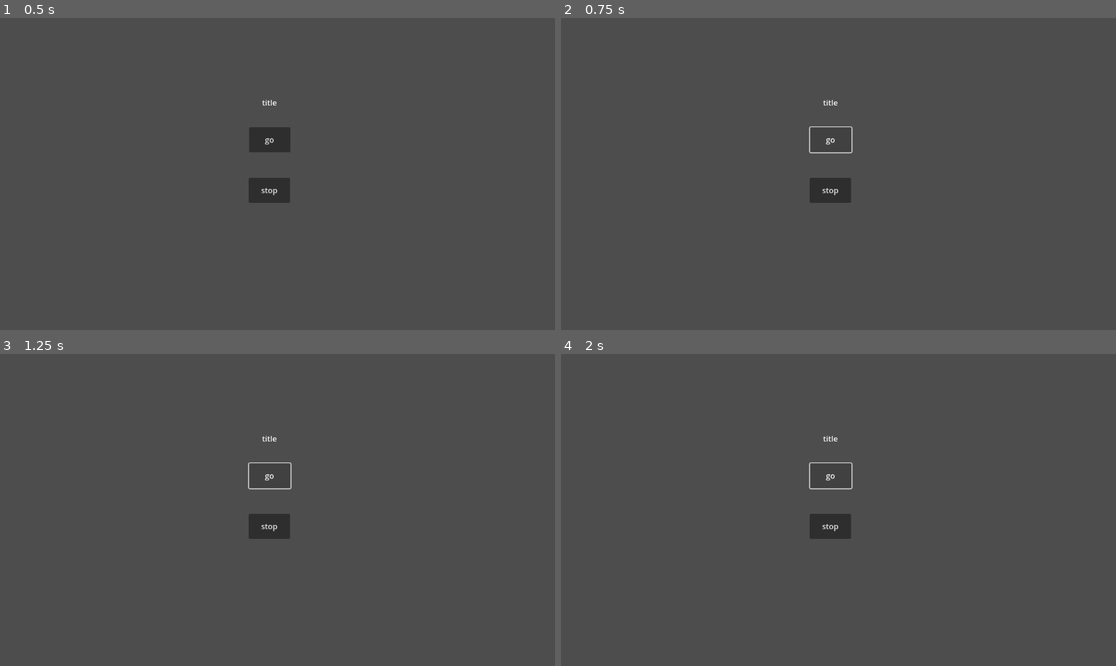
Above: before the commit, frames 1-4 (two rows, left to right).
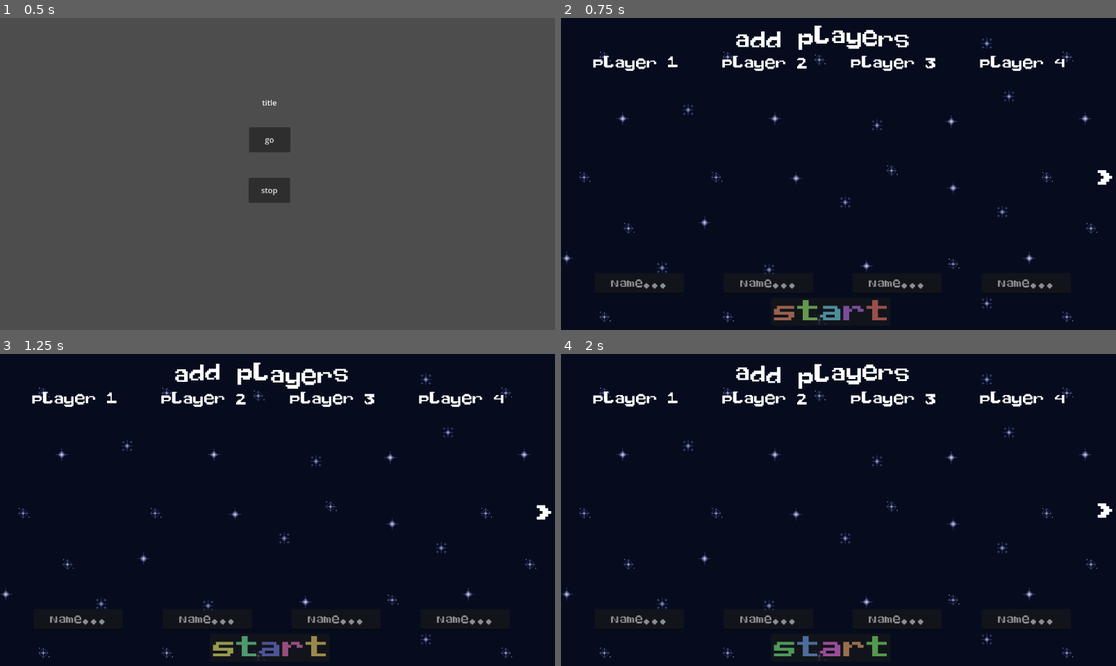
Above: after the commit, the same moments.

Repository: soko7awen/GGJ24
Game: Godot game, scene res://scenes/main.tscn
The game is run twice, just before and just after one commit, with the same random seed, the same clock (stepped at 60 frames per second) and the same inputs.
Inputs (mouse positions are in pixels of both pictures, inside the frame that each line leads up to):
- Up to frame 1 (0.5 s): no input
- Up to frame 2 (0.75 s): click "go" at 0.5 s
- Up to frame 3 (1.25 s): no input
- Up to frame 4 (2 s): click (832, 475) at 1.25 s, where only the run before the commit has a clickable "go"

Frame 1 is identical in both runs. In frame 2, 100% of the frame differs, in the area x 0-100%, y 0-100%; in frame 3, 100%; in frame 4, 100%.
Error before the commit: Attempt to call function 'instantiate' in base 'null instance' on a null instance. (res://scripts/scene_loader.gd:5)

Commit message:
shut uoP!!!

Diff:
--- a/scenes/player_select.tscn
+++ b/scenes/player_select.tscn
@@ -1,7 +1,8 @@
-[gd_scene load_steps=4 format=3 uid="uid://7jftddgwah53"]
+[gd_scene load_steps=5 format=3 uid="uid://7jftddgwah53"]
 
 [ext_resource type="Script" path="res://scripts/player_select.gd" id="1_uymep"]
-[ext_resource type="Theme" path="res://assets/base_theme.tres" id="2_oau2t"]
+[ext_resource type="Texture2D" uid="uid://bg4ckbg38kh4c" path="res://assets/sprites/scrollingStar_01.png" id="2_brsje"]
+[ext_resource type="Theme" uid="uid://b5i2s2wgetsyw" path="res://assets/base_theme.tres" id="2_oau2t"]
 [ext_resource type="Theme" uid="uid://biufirpv8wudy" path="res://assets/instruction_theme.tres" id="2_tl41j"]
 
 [node name="Playerselect" type="Node2D"]
@@ -12,10 +13,20 @@
 limit_top = 0
 
 [node name="UI" type="Control" parent="."]
+texture_filter = 1
 layout_mode = 3
 anchors_preset = 0
 offset_right = 40.0
 offset_bottom = 40.0
+
+[node name="TextureRect" type="TextureRect" parent="UI"]
+offset_left = -217.0
+offset_top = -260.0
+offset_right = 1921.0
+offset_bottom = 858.0
+scale = Vector2(2, 2)
+texture = ExtResource("2_brsje")
+stretch_mode = 1
 
 [node name="nextarrow" type="RichTextLabel" parent="UI"]
 layout_mode = 0
--- a/scripts/title.gd
+++ b/scripts/title.gd
@@ -1,5 +1,5 @@
 extends Node
-var toScene = "res://scenes/playerselect.tscn"
+var toScene = "res://scenes/player_select.tscn"
 
 func _on_start_button_pressed():
 	$"..".loadScene(toScene)
